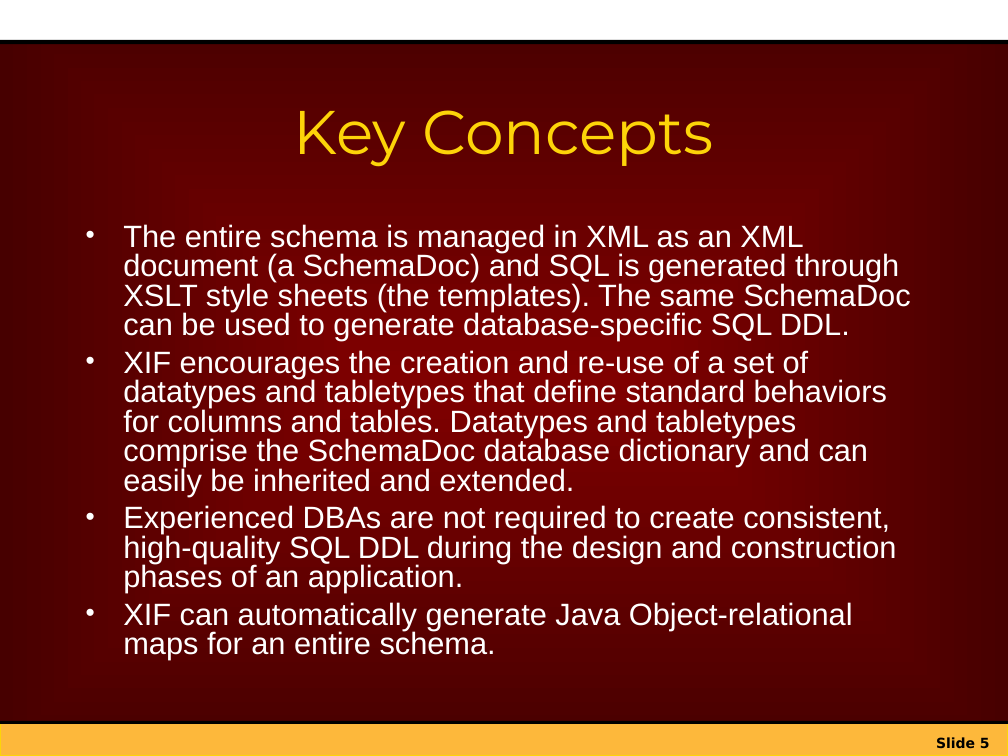
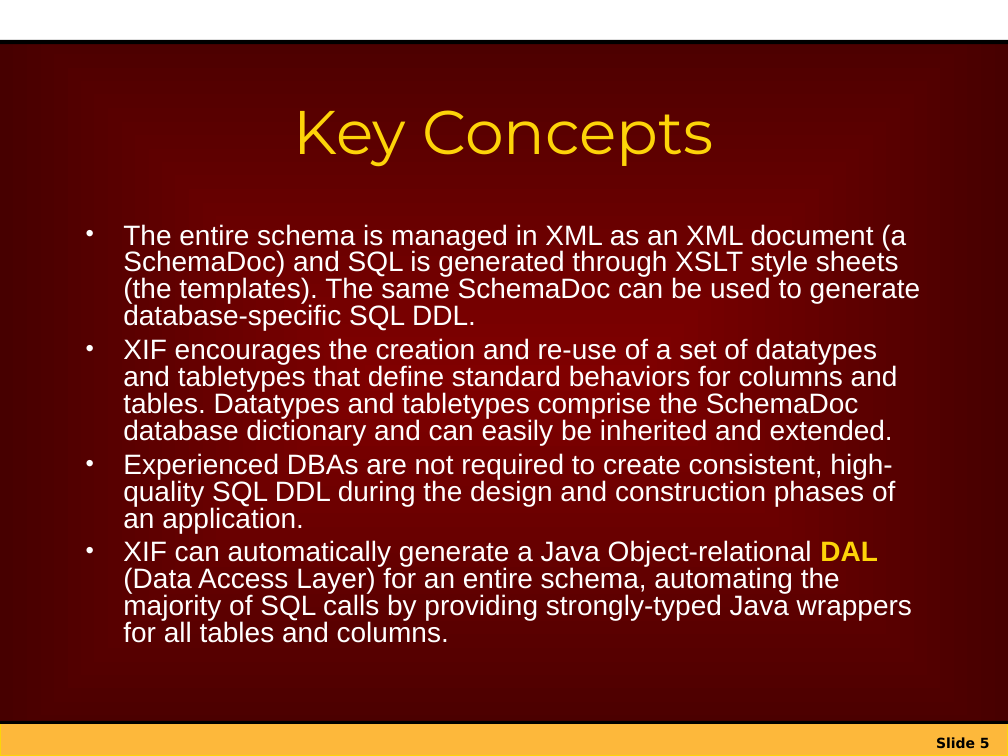
Before and after one commit to netspective/sparx-2001, a slide deck: slide 5 of Framework/web-shared/docs/project/Introduction_to_Sparx_XIF.ppt. Drawn at 1008x756 pixels with LibreOffice and Linux fonts; fonts in the diff are those of the drawing; background and template pictures are left out. Boxes give left, top, right and bottom in pixels: in the first picture for what was removed or moved away, otherwise in the second. Text is boxed around its words. In the diff, an @@ line names an element or a change of style, - is before the commit and + after.

```diff
--- a/Framework/web-shared/docs/project/Introduction_to_Sparx_XIF.ppt
+++ b/Framework/web-shared/docs/project/Introduction_to_Sparx_XIF.ppt
@@ text at <box>123,224,921,533</box>: size 22 to 20 pt in "The entire schema is managed in XML ...", "XIF encourages the creation and re-use of ...", "Experienced DBAs are not required to create ..." @@
@@ text at <box>123,540,912,643</box>: text changed; size 22 to 20 pt @@
-• XIF can automatically generate Java Object-relational maps for an entire schema.
+• XIF can automatically generate a Java Object-relational DAL (Data Access Layer) for an entire schema, automating the majority of SQL calls by providing strongly-typed Java wrappers for all tables and columns.
```
Also in this commit, not shown: 9 other slides changed, 3 slides added, 9 other files.
